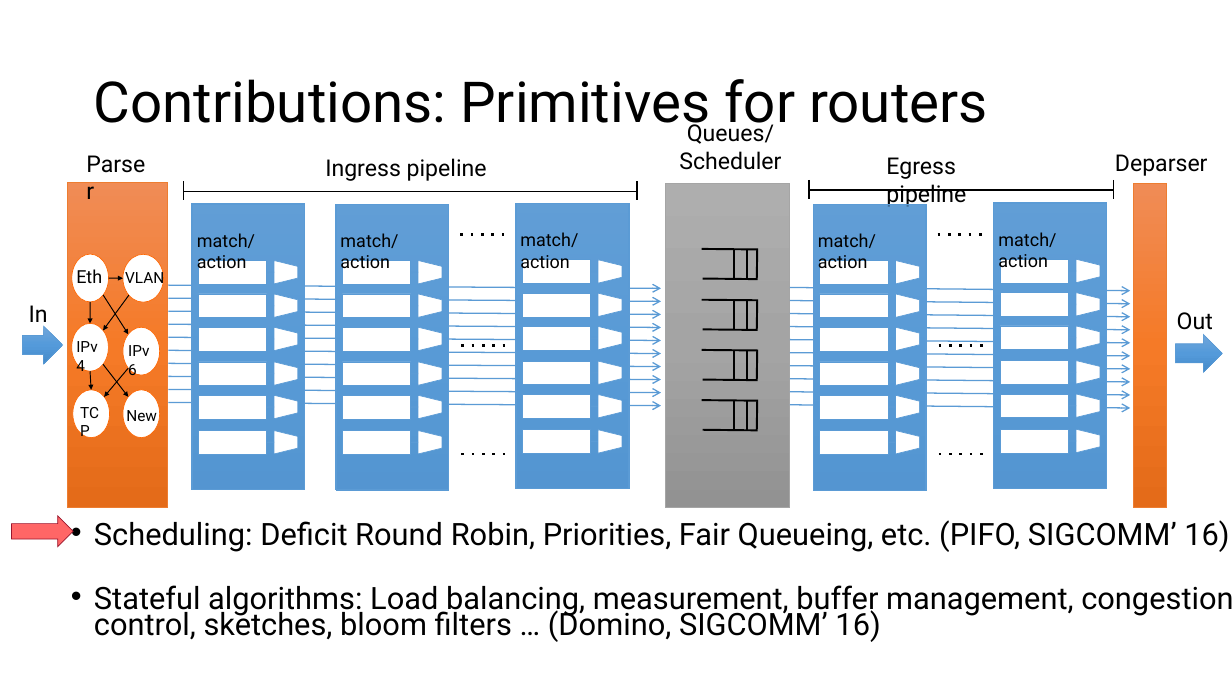
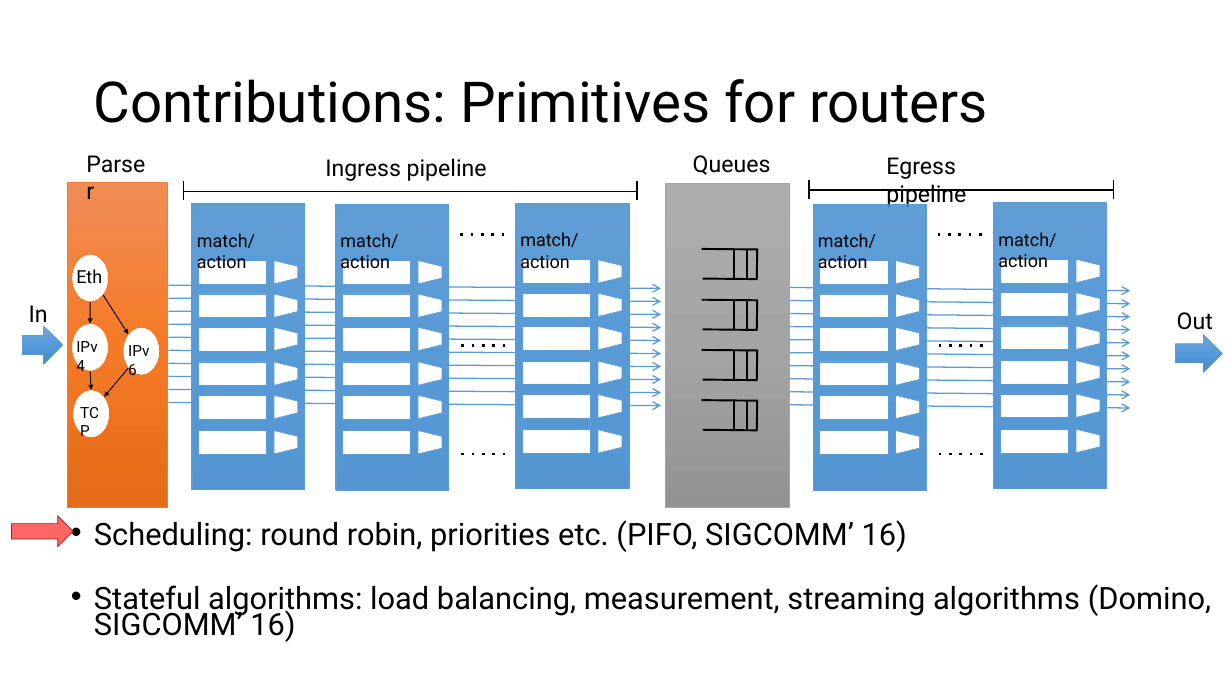
Before and after one commit to anirudhSK/pifo-domino-marple-ppts, a slide deck: slide 7 of combined_domino_pifo.pptx. Drawn at 1232x693 pixels with LibreOffice and Linux fonts; fonts in the diff are those of the drawing. Boxes give left, top, right and bottom in pixels: in the first picture for what was removed or moved away, otherwise in the second. Text is boxed around its words. In the diff, an @@ line names an element or a change of style, - is before the commit and + after.

```diff
--- a/combined_domino_pifo.pptx
+++ b/combined_domino_pifo.pptx
@@ text at (693, 155, 771, 175): text changed @@
-Queues/
-Scheduler
+Queues
@@ text removed at (1115, 154, 1208, 176) @@
-Deparser
@@ rectangle removed at (1134, 183, 1167, 507) @@
@@ group removed at (103, 254, 164, 438): 3 arrows, 2 ellipses, 2 texts @@
-New
-VLAN
@@ text at (94, 520, 1211, 642): text changed @@
-  • Scheduling: Deficit Round Robin, Priorities, Fair Queueing, etc. (PIFO, SIGCOMM’ 16)
-  • Stateful algorithms: Load balancing, measurement, buffer management, congestion control, sketches, bloom filters … (Domino, SIGCOMM’ 16)
+  • Scheduling: round robin, priorities etc. (PIFO, SIGCOMM’ 16)
+  • Stateful algorithms: load balancing, measurement, streaming algorithms (Domino, SIGCOMM’ 16)
```
Also in this commit, not shown: 9 other slides changed.
